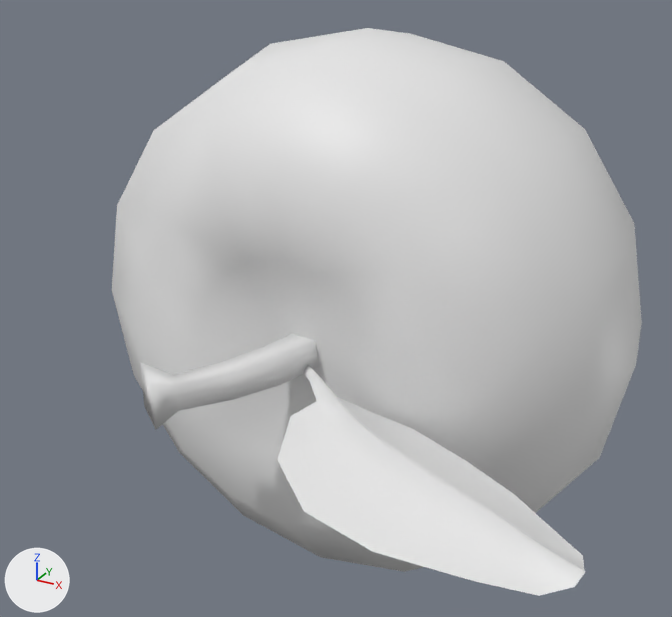
The OBJ model meshes/apple_mesh.obj: old version first, new version second.
Before and after are seen from a camera (50 mm lens) standing at (1.42, -3.07, 1.36) and looking at (-0.05, -0.4, 0.02). Arrows for +X, +Y and +Z are at lower left; the lights stay in place. Where no turn or scale is listed for an object, it has been applied to the vertices.

Names of what the first picture shows: 'apple_mesh'.
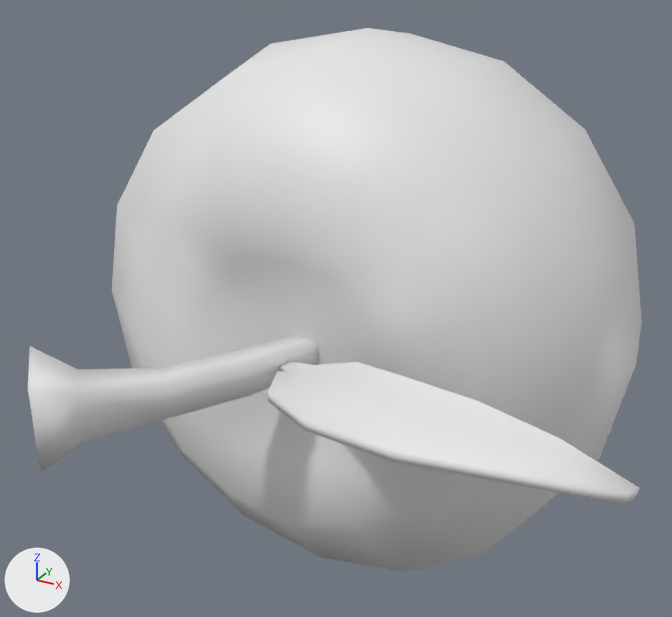
What changed in the scene script:
```text
Change me_apple_mesh:
    used by ob_apple_mesh; location = (0.0, 0.0, 0.0)
    remove me_apple_mesh.from_pydata(...)  # 186 vertices, 338 faces; spans x -0.98..1.1, y -1.45..0.86, z -0.98..0.98
    add me_apple_mesh.from_pydata(...)  # 206 vertices, 398 faces; spans x -0.98..1.18, y -1.52..0.73, z -0.98..0.98
    me_apple_mesh part 1: a new loose piece of 72 vertices spanning x -0.02..1.18, y -1.49..-0.81, z -0.04..0.27
    me_apple_mesh part 2
    56 vertices are removed from x -0.31..1.1, y -1.45..-0.67, z -0.08..0.08
    88 faces are deleted
    20 vertices are added at x -0.59..0.36, y -1.52..-0.67, z -0.13..0.14
    40 new faces join them
```

Location of each change, (x1, y1, x2, y2) in pixels of the pictures (672 x 617 px):
'apple_mesh', reshaped (16% wider)
    before: (112, 28, 642, 596)
    after: (28, 28, 642, 572)
part 1 of me_apple_mesh, added
    after: (268, 362, 639, 505)
part 2 of me_apple_mesh, cut back
    before: (140, 334, 585, 596)
    after: (28, 335, 450, 473)
